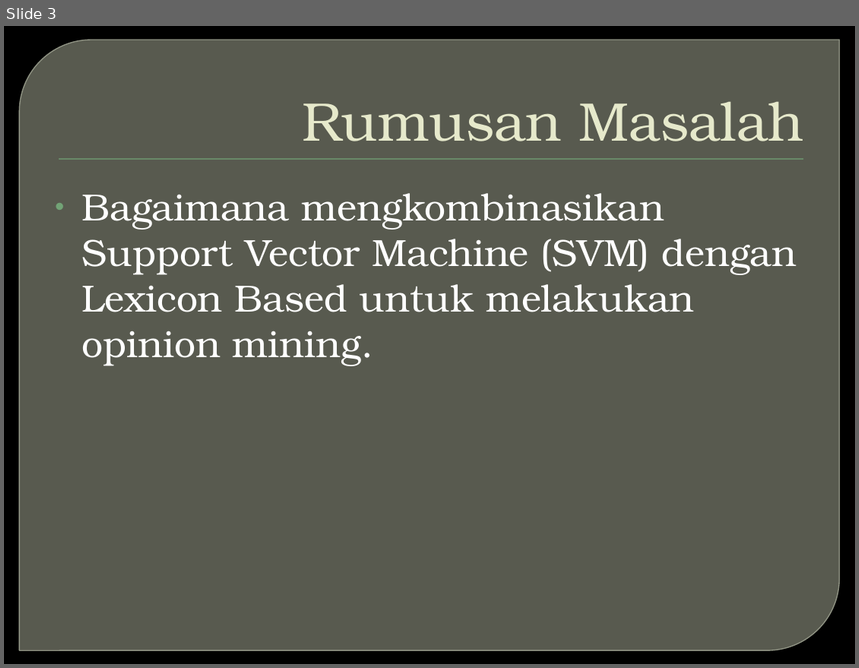
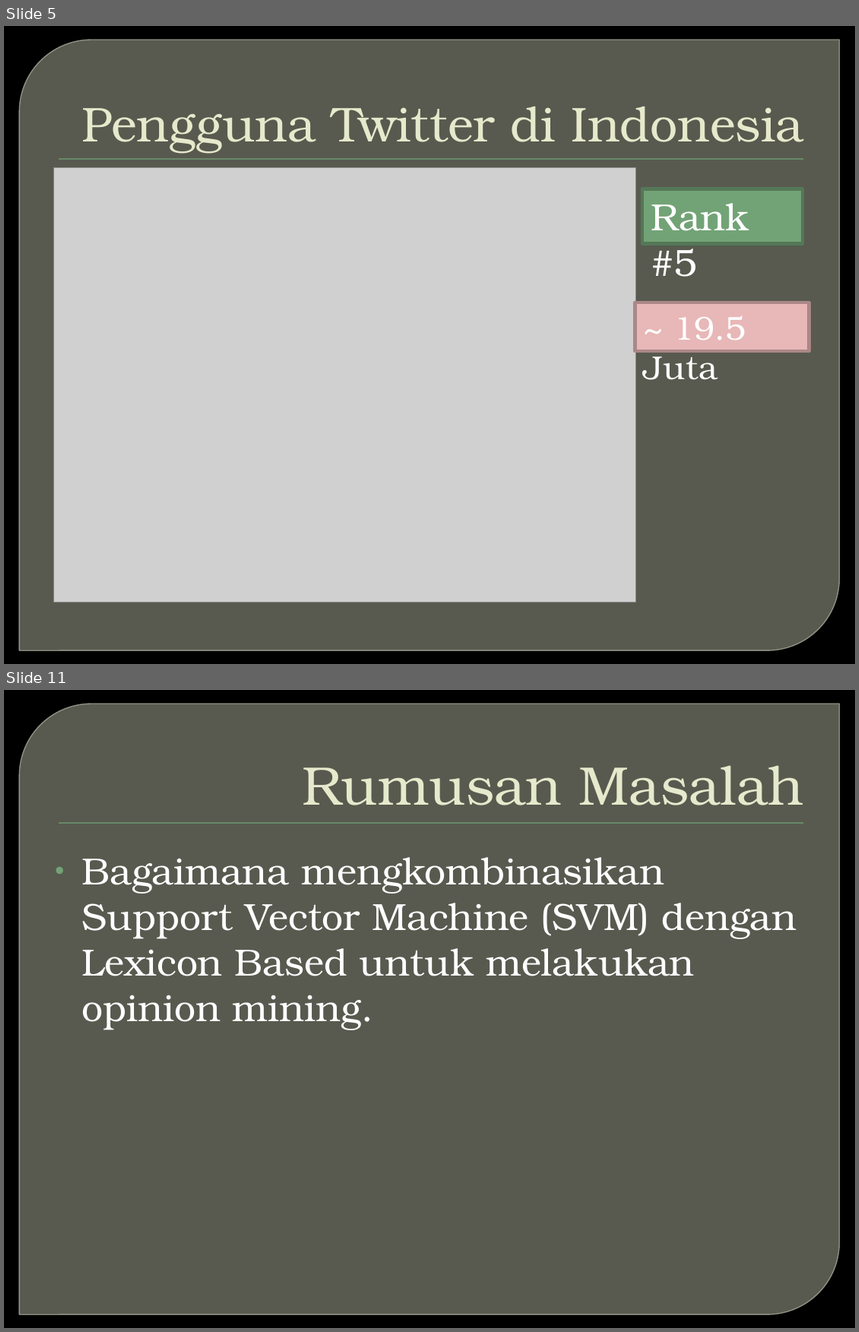
Before and after one commit to jankristanto/laporanthesis, a slide deck: OPINION MINING PADA TWITTER UNTUK BAHASA INDONESIA DENGAN.pptx. Shown one above the other, each under a label of ours: slide 3 before the commit, slides 5 and 11 after it; the slides between them are not shown. The pictures are 859x668 and 859x1332 pixels, drawn with LibreOffice and Linux fonts; fonts in the diff are those of the drawing; grey boxes stand for pictures; background and template pictures are left out. Boxes give left, top, right and bottom in pixels: in the first picture for what was removed or moved away, otherwise in the second. Text is boxed around its words. In the diff, an @@ line names an element or a change of style, - is before the commit and + after.

```diff
--- a/OPINION MINING PADA TWITTER UNTUK BAHASA INDONESIA DENGAN.pptx
+++ b/OPINION MINING PADA TWITTER UNTUK BAHASA INDONESIA DENGAN.pptx
@@ slide 5 added at bbox=[4, 26, 855, 664], background picture (left out); not listed: 2 template elements that a slide beside it also shows @@
@@ title added at bbox=[82, 107, 804, 154], 41.4 pt, text #E7EACB @@
+Pengguna Twitter di Indonesia
@@ picture added at bbox=[53, 168, 636, 602] @@
@@ rectangle added at bbox=[642, 189, 803, 244], fill #72A376, outline #547957 3 pt, 32 pt, text #FFFFFF @@
+Rank #5
@@ rectangle added at bbox=[636, 303, 810, 351], fill #E8B7B7, outline #AC8787 3 pt, 28 pt, text #FFFFFF @@
+~ 19.5 Juta
@@ what was slide 3 is now slide 11 @@
```
Also in this commit, not shown: 6 slides changed, 17 other slides added, 1 slide removed.
